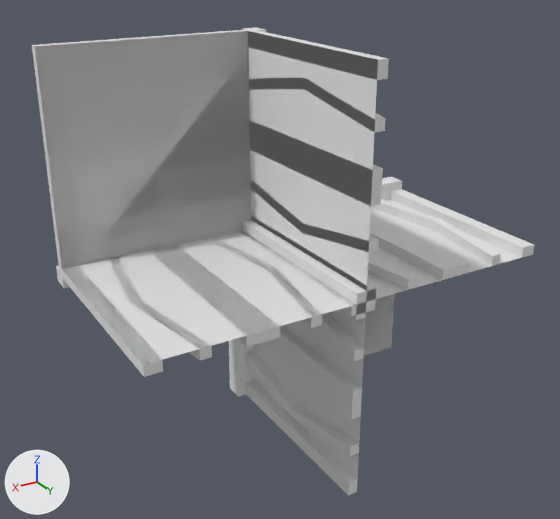
The OBJ model Data/bmc/tiles/t_009.obj as it was, and as the next commit left it.
One viewpoint serves both versions: a 50 mm camera at (0.913, 1.668, 0.728) aimed at (0.017, 0.175, -0.019). The lights are fixed; the arrows at lower left show +X, +Y and +Z. Where no turn or scale is listed for an object, it has been applied to the vertices.

Names of what the first picture shows: 't_009'.
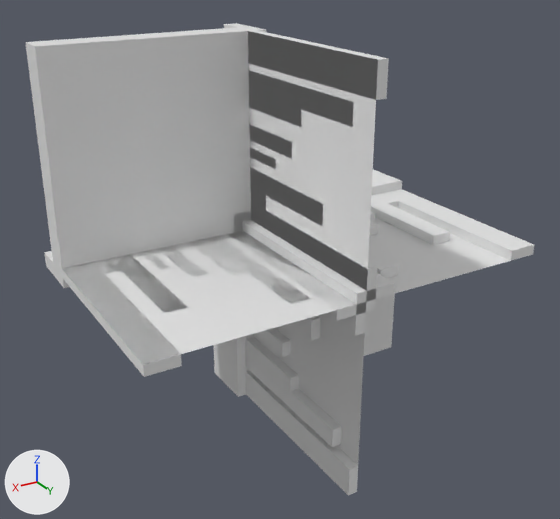
What the commit changed:
me_t_009 is used by ob_t_009; location (0.0, 0.0, 0.0).
me_t_009 had 290 vertices, 532 faces and spanned x -0.5..0.5, y -0.05..0.5, z -0.5..0.5.
me_t_009 now has 250 vertices, 432 faces and spans x -0.5..0.5, y -0.15..0.5, z -0.5..0.5.
me_t_009 part 1: a new loose piece, a box spanning x -0.025..0.0, y 0.0..0.2, z 0.237..0.277.
me_t_009 part 2: a new loose piece, a box spanning x -0.025..0.0, y 0.0..0.126, z 0.193..0.218.
me_t_009 part 3: a new loose piece, a box spanning x 0.0..0.025, y 0.0..0.2, z -0.277..-0.237.
me_t_009 part 4: a new loose piece, a box spanning x 0.282..0.307, y 0.0..0.126, z -0.025..0.0.
me_t_009 part 5: a new loose piece, a box spanning x 0.223..0.263, y 0.0..0.2, z -0.025..0.0.
me_t_009 part 6: the loose piece of 20 vertices spanning x 0.0..0.025, y 0.0..0.5, z -0.429..-0.363 is rebuilt with 14 vertices and now spans x 0.0..0.025, y 0.0..0.429, z -0.408..-0.318.
me_t_009 part 7: the loose piece of 20 vertices spanning x 0.071..0.138, y 0.0..0.5, z -0.025..0.0 is rebuilt with 14 vertices and now spans x 0.092..0.182, y 0.0..0.429, z -0.025..0.0.
me_t_009 part 8: the loose piece of 20 vertices spanning x -0.138..-0.071, y 0.0..0.5, z 0.0..0.025 is rebuilt with 14 vertices and now spans x -0.182..-0.092, y 0.0..0.429, z 0.0..0.025.
me_t_009 part 9: the loose piece of 20 vertices spanning x -0.025..0.0, y 0.0..0.5, z 0.362..0.429 is rebuilt with 14 vertices and now spans x -0.025..0.0, y 0.0..0.429, z 0.318..0.408.
me_t_009 part 10: the loose piece of 12 vertices spanning x 0.213..0.287, y 0.0..0.5, z -0.025..0.0 is deleted.
me_t_009 part 11: the loose piece of 12 vertices spanning x 0.0..0.025, y 0.0..0.5, z -0.288..-0.213 is deleted.
me_t_009 part 12: the loose piece of 12 vertices spanning x -0.025..0.0, y 0.0..0.5, z 0.212..0.287 is deleted.
me_t_009 part 13: the loose piece of 12 vertices spanning x -0.287..-0.213, y 0.0..0.5, z 0.0..0.025 is deleted.
me_t_009 part 14: 132 vertices removed from x -0.5..0.5, y -0.05..0.5, z -0.5..0.5; 100 vertices added at x -0.5..0.5, y -0.15..0.5, z -0.5..0.5.

Pixel boxes [x1, y1, x2, y2] of what changed, in the pictures (560 x 519 px; the box of a moved part takes in the faces that stretch with it):
't_009', reshaped: before [32, 28, 534, 495]; after [25, 23, 534, 495]
part 1 of me_t_009, added: after [249, 124, 292, 158]
part 2 of me_t_009, added: after [250, 148, 276, 169]
part 3 of me_t_009, added: after [255, 328, 291, 357]
part 4 of me_t_009, added: after [141, 251, 170, 270]
part 5 of me_t_009, added: after [158, 246, 207, 278]
part 6 of me_t_009, rebuilt (16% narrower): before [245, 350, 359, 456]; after [245, 336, 341, 447]
part 7 of me_t_009, rebuilt: before [206, 237, 322, 328]; after [188, 236, 309, 302]
part 8 of me_t_009, rebuilt: before [368, 257, 418, 290]; after [368, 250, 398, 278]
part 9 of me_t_009, rebuilt: before [249, 78, 385, 133]; after [249, 71, 354, 127]
part 10 of me_t_009, deleted: before [150, 245, 280, 347]
part 11 of me_t_009, deleted: before [262, 326, 362, 420]
part 12 of me_t_009, deleted: before [249, 121, 383, 206]
part 13 of me_t_009, deleted: before [369, 215, 469, 280]
part 14 of me_t_009, moved or reshaped: before [32, 28, 534, 495]; after [25, 23, 534, 495]
